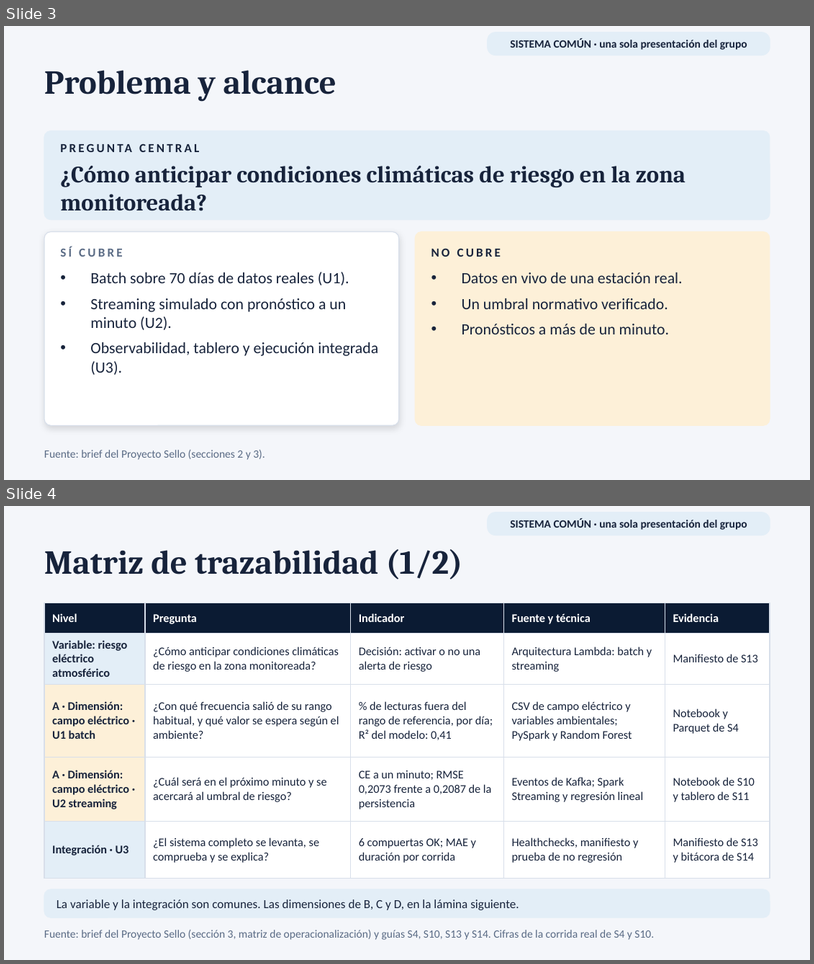
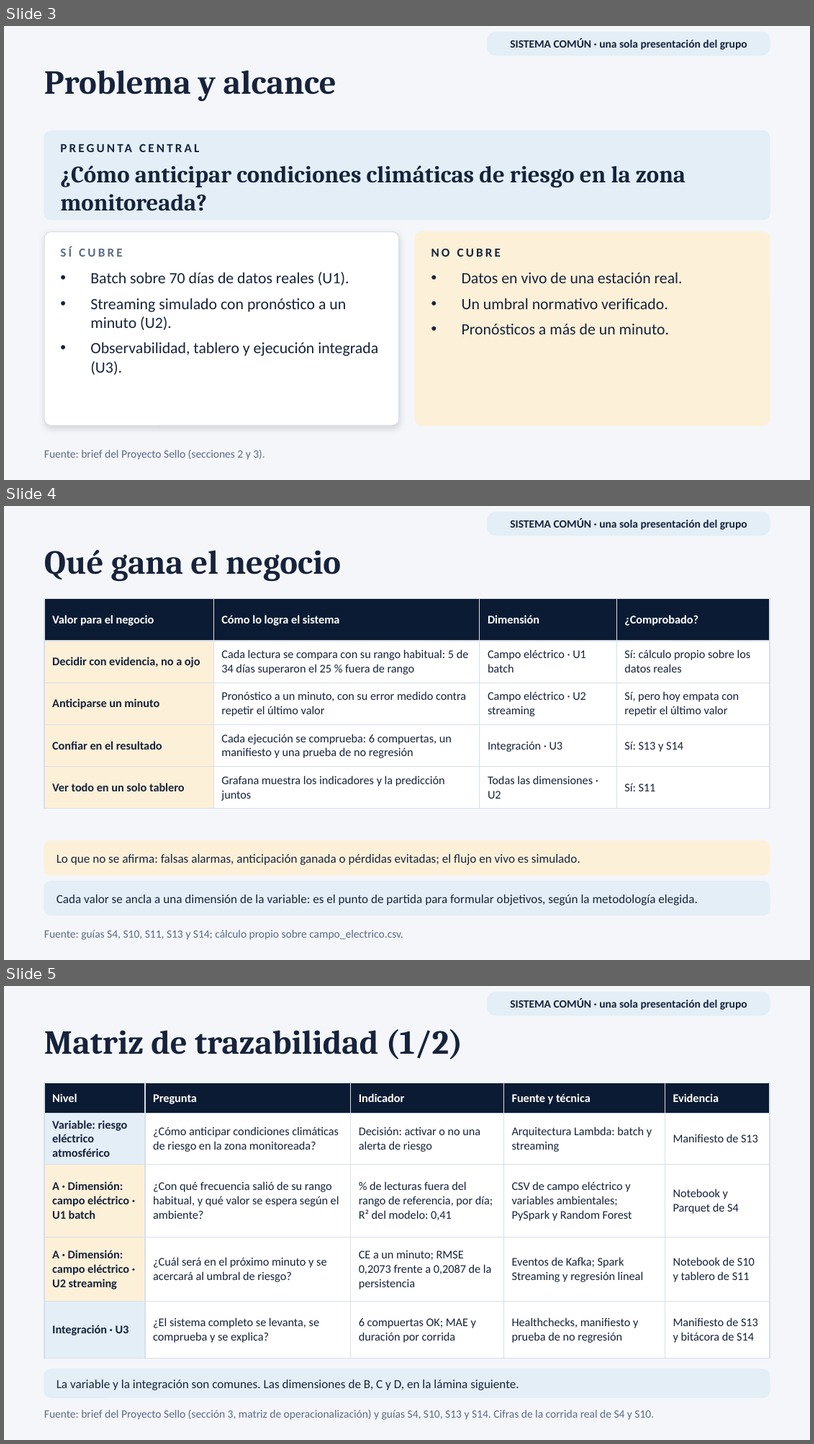
Before and after one commit to 262bigdata/lambda26, a slide deck: docs/presentaciones/lambda26_U3_campo_electrico_integrado.pptx. Shown one above the other, each under a label of ours: slides 3 and 4 before the commit, slides 3, 4 and 5 after it. The pictures are 814x964 and 814x1444 pixels, drawn with LibreOffice and Linux fonts; fonts in the diff are those of the drawing. Boxes give left, top, right and bottom in pixels: in the first picture for what was removed or moved away, otherwise in the second. Text is boxed around its words. In the diff, an @@ line names an element or a change of style, - is before the commit and + after.

```diff
--- a/docs/presentaciones/lambda26_U3_campo_electrico_integrado.pptx
+++ b/docs/presentaciones/lambda26_U3_campo_electrico_integrado.pptx
@@ slide 4 added at (4,506,810,960), background #F4F6FA @@
@@ rounded rectangle added at (488,512,770,535), fill #E3EEF7, outline #E3EEF7 1 pt @@
@@ text added at (510,518,748,530), 10 pt, text #17233B, bold @@
+SISTEMA COMÚN · una sola presentación del grupo
@@ text added at (44,550,341,581), 30 pt, text #17233B, bold @@
+Qué gana el negocio
@@ table added at (44,599,770,803), 5 rows, 4 columns @@
+Valor para el negocio | Cómo lo logra el sistema | Dimensión | ¿Comprobado?
+Decidir con evidencia, no a ojo | Cada lectura se compara con su rango habitual: 5 de 34 días superaron el 25 % fuera de rango | Campo eléctrico · U1 batch | Sí: cálculo propio sobre los datos reales
+Anticiparse un minuto | Pronóstico a un minuto, con su error medido contra repetir el último valor | Campo eléctrico · U2 streaming | Sí, pero hoy empata con repetir el último valor
+Confiar en el resultado | Cada ejecución se comprueba: 6 compuertas, un manifiesto y una prueba de no regresión | Integración · U3 | Sí: S13 y S14
+Ver todo en un solo tablero | Grafana muestra los indicadores y la predicción juntos | Todas las dimensiones · U2 | Sí: S11
@@ rounded rectangle added at (44,841,770,875), fill #FDF0D8, outline #FDF0D8 0.75 pt @@
@@ text added at (57,854,581,865), 11 pt, text #17233B @@
+Lo que no se afirma: falsas alarmas, anticipación ganada o pérdidas evitadas; el flujo en vivo es simulado.
@@ rounded rectangle added at (44,881,770,915), fill #E3EEF7, outline #E3EEF7 0.75 pt @@
@@ text added at (57,894,698,905), 11 pt, text #17233B @@
+Cada valor se ancla a una dimensión de la variable: es el punto de partida para formular objetivos, según la metodología elegida.
@@ text added at (44,929,403,939), 10 pt, text #5A6B85 @@
+Fuente: guías S4, S10, S11, S13 y S14; cálculo propio sobre campo_electrico.csv.
@@ what was slide 4 is now slide 5 @@
```
Also in this commit, not shown: 2 slides changed, 7 other files.
